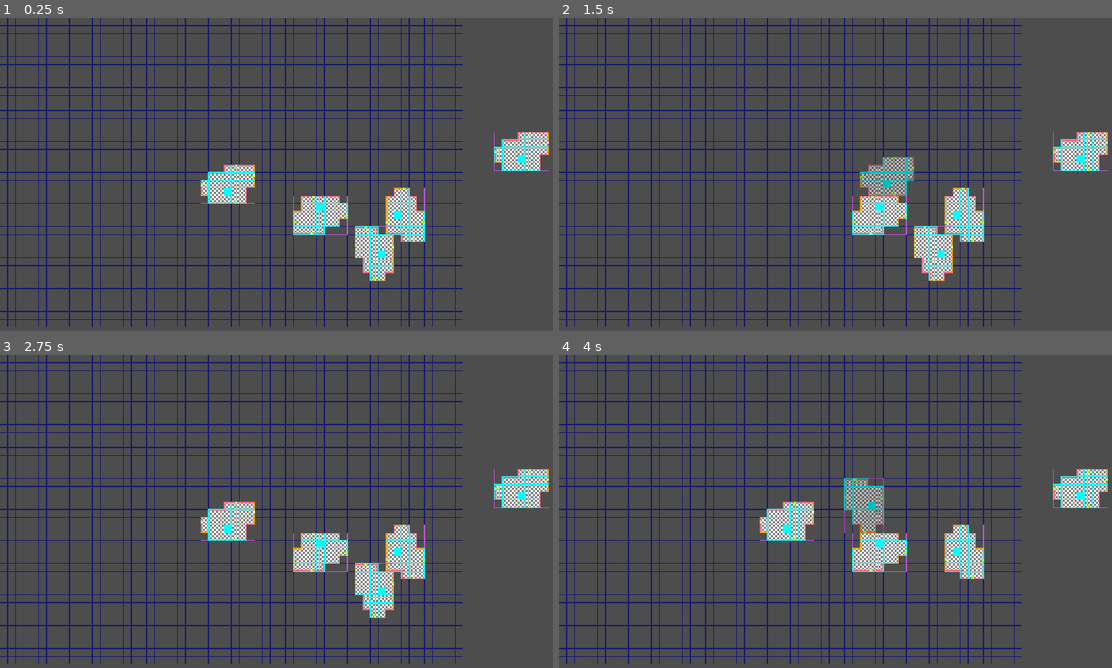
Above: before the commit, frames 1-4 (two rows, left to right).
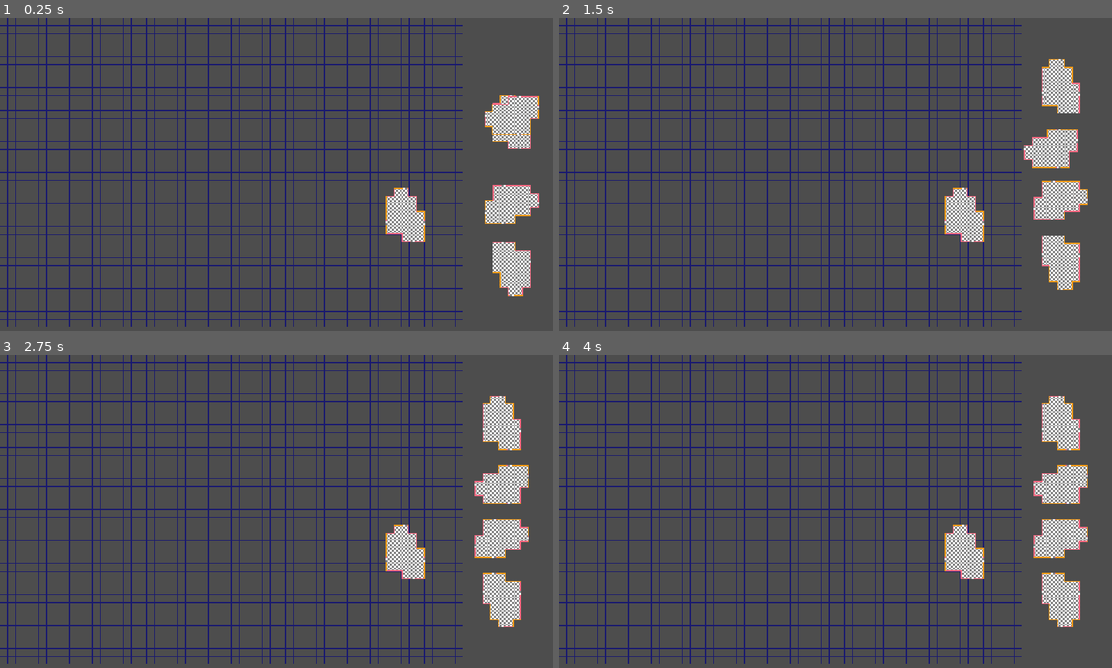
Above: after the commit, the same moments.

Repository: local-minimum/repetitions
Game: Godot game, scene res://scenes/dungeon_plan.tscn
The game is run twice, just before and just after one commit, with the same random seed, the same clock (stepped at 60 frames per second) and the same inputs.
Inputs (mouse positions are in pixels of both pictures, inside the frame that each line leads up to):
- Up to frame 1 (0.25 s): no input
- Up to frame 2 (1.5 s): tap Enter at 0.5 s; drag from (1078, 155) to (780, 187) at 0.52 s; drag from (780, 187) to (1078, 155) at 1.27 s
- Up to frame 3 (2.75 s): move the mouse to (403, 549) at 2.02 s; hold D (crawl_strafe_right) from 2.03 s (still down); right-click (403, 549) at 2.1 s; click (403, 549) at 2.17 s
- Up to frame 4 (4 s): release D (crawl_strafe_right) at 2.75 s; tap Space (crawl_search) at 2.75 s; drag from (885, 549) to (780, 524) at 2.77 s; drag from (935, 596) to (863, 511) at 3.52 s

The runs differ from the first frame. In frame 1, 7.2% of the frame differs, in the area x 36-100%, y 24-89%; in frame 2, 7.3%, in the area x 53-100%, y 13-87%; in frame 3, 7.3%; in frame 4, 7.0%.

Commit message:
Options available

Diff:
--- a/scenes/dungeon_plan.tscn
+++ b/scenes/dungeon_plan.tscn
@@ -1,13 +1,15 @@
-[gd_scene load_steps=4 format=3 uid="uid://dh68rjdc2w0vf"]
+[gd_scene load_steps=5 format=3 uid="uid://dh68rjdc2w0vf"]
 
 [ext_resource type="PackedScene" uid="uid://ctcvff10ujxfr" path="res://scenes/rooms/start_room.tscn" id="1_ldlxd"]
 [ext_resource type="Script" uid="uid://73wn6oety2kg" path="res://scripts/2d/grid2d.gd" id="1_n4crp"]
 [ext_resource type="Script" uid="uid://dpu4cq0swyq2p" path="res://scripts/reps/dungeon_planner.gd" id="1_ou8db"]
+[ext_resource type="Script" uid="uid://cuu7qpjrfbuhe" path="res://scripts/reps/planner_options.gd" id="4_o3k1y"]
 
-[node name="Dungeon Planner" type="Node2D" node_paths=PackedStringArray("grid", "rooms")]
+[node name="Dungeon Planner" type="Node2D" node_paths=PackedStringArray("grid", "rooms", "options")]
 script = ExtResource("1_ou8db")
 grid = NodePath("Grid2D")
-rooms = [NodePath("Rooms/Room"), NodePath("Rooms/Room2"), NodePath("Rooms/Room3"), NodePath("Rooms/Room4"), NodePath("Rooms/Room5")]
+rooms = [NodePath("Rooms/Room3")]
+options = NodePath("OptionsCatalogue")
 
 [node name="Grid2D" type="Node2D" parent="."]
 script = ExtResource("1_n4crp")
@@ -20,9 +22,10 @@
 
 [node name="Room" parent="Rooms" instance=ExtResource("1_ldlxd")]
 position = Vector2(1073, 284)
+rotation = 1.5707964
 
 [node name="Room2" parent="Rooms" instance=ExtResource("1_ldlxd")]
-position = Vector2(467, 350)
+position = Vector2(1072, 143)
 
 [node name="Room3" parent="Rooms" instance=ExtResource("1_ldlxd")]
 position = Vector2(836, 394)
@@ -30,9 +33,14 @@
 placed = true
 
 [node name="Room4" parent="Rooms" instance=ExtResource("1_ldlxd")]
-position = Vector2(672, 400)
+position = Vector2(1090, 383)
 rotation = -3.1415925
 
 [node name="Room5" parent="Rooms" instance=ExtResource("1_ldlxd")]
-position = Vector2(784, 496)
+position = Vector2(1089, 539)
 rotation = -1.5707964
+
+[node name="OptionsCatalogue" type="Node2D" parent="." node_paths=PackedStringArray("_rooms")]
+position = Vector2(1040, 0)
+script = ExtResource("4_o3k1y")
+_rooms = [NodePath("../Rooms/Room"), NodePath("../Rooms/Room2"), NodePath("../Rooms/Room4"), NodePath("../Rooms/Room5")]
--- a/scenes/rooms/start_room.tscn
+++ b/scenes/rooms/start_room.tscn
@@ -18,7 +18,6 @@
 doors = NodePath("Doors")
 doors_directions = ExtResource("2_qr66m")
 collision = NodePath("CollisionPolygon2D")
-debug = true
 draggable = SubResource("Resource_6afpx")
 
 [node name="Outline" type="TileMapLayer" parent="."]
--- a/scripts/reps/dungeon_planner.gd
+++ b/scripts/reps/dungeon_planner.gd
@@ -2,6 +2,7 @@
 
 @export var grid: Grid2D
 @export var rooms: Array[BlueprintRoom]
+@export var options: PlannerOptions
 @export var debug: bool
 
 func _ready() -> void:
@@ -26,6 +27,7 @@
 
 func _handle_room_move_start(room: BlueprintRoom) -> void:
     room.modulate = Color.GRAY
+    options.remove_room(room)
 
 func _handle_room_move(room: BlueprintRoom, _coords: Vector2i, valid: bool) -> void:
     # var t0: int = Time.get_ticks_usec()
@@ -42,12 +44,16 @@
     # print_debug("Room placement check %sus" % (end - t0))
 
 
-func _handle_room_dropped(room: BlueprintRoom, origin: Vector2, origin_angle: float) -> void:
+func _handle_room_dropped(room: BlueprintRoom, _origin: Vector2, _origin_angle: float) -> void:
     if _check_valid_room_placement(room, true):
         room.placed = true
         room.modulate = Color.WHITE
+        rooms.append(room)
     else:
+        room.modulate = Color.WHITE
+        options.add_room(room)
 
+func _tween_return(room: BlueprintRoom, origin: Vector2, origin_angle: float) -> void:
         # print_debug("Invalid drop location for %s" % room)
         room.tweening = true
         var tween: Tween = create_tween()
--- /dev/null
+++ b/scripts/reps/planner_options.gd
@@ -0,0 +1,78 @@
+extends Node2D
+class_name PlannerOptions
+
+@export var _rooms: Array[BlueprintRoom]
+@export var _gap: float = 32
+@export var _debug: bool
+@export var _noease_dist_sq: float = 4
+
+func _ready() -> void:
+    _sync_placements()
+
+func _sync_placements() -> void:
+    var shapes: Dictionary[BlueprintRoom, Rect2]
+    var origins: Dictionary[BlueprintRoom, Vector2]
+    var total_height: float = _gap * (_rooms.size() - 1)
+
+    for room: BlueprintRoom in _rooms:
+        var r: Rect2 = RectUtils.translate_local(room.bounding_box(), room, self)
+        total_height += r.size.y
+        shapes[room] = r
+        origins[room] = to_local(room.global_position)
+
+    var available_height: float = to_local(get_viewport_rect().size).y
+
+    var y_anchor: float =  (available_height - total_height) / 2.0
+    var y_used: float = 0.0
+    print_debug("Using %s out of %s height" % [total_height, available_height])
+    for room: BlueprintRoom in _rooms:
+        var d: Vector2 = shapes[room].get_center() - origins[room]
+        var pt: Vector2 = Vector2(0.0, y_anchor + y_used + shapes[room].size.y / 2) - d
+        var target: Vector2 = to_global(pt)
+        if target.distance_squared_to(room.global_position) < _noease_dist_sq:
+            room.global_position = target
+        else:
+            room.tweening = true
+            var tween: Tween = create_tween()
+            @warning_ignore_start("return_value_discarded")
+            tween.tween_property(room, "global_position", target, 0.5)
+            @warning_ignore_restore("return_value_discarded")
+            if tween.finished.connect(
+                func () -> void:
+                    room.tweening = false
+            ) != OK:
+                push_error("Failed to connect tween finished")
+                room.tweening = false
+
+        y_used += shapes[room].size.y + _gap
+
+    if _debug:
+        queue_redraw()
+
+var _last_removed: BlueprintRoom
+var _last_removed_idx: int
+
+func remove_room(room: BlueprintRoom) -> void:
+    _last_removed = room
+    _last_removed_idx = _rooms.find(room)
+
+    _rooms.erase(room)
+    _sync_placements()
+
+func add_room(room: BlueprintRoom) -> void:
+    var added: bool = false
+    if room == _last_removed:
+        if _rooms.insert(_last_removed_idx, room) == OK:
+            added = true
+
+    if !added:
+        _rooms.append(room)
+    _sync_placements()
+
+func _draw() -> void:
+    if !_debug:
+        return
+
+    for room: BlueprintRoom in _rooms:
+        var r: Rect2 = RectUtils.translate_local(room.bounding_box(), room, self)
+        draw_rect(r, Color.CORAL)
Not shown, added: scripts/reps/planner_options.gd.uid
